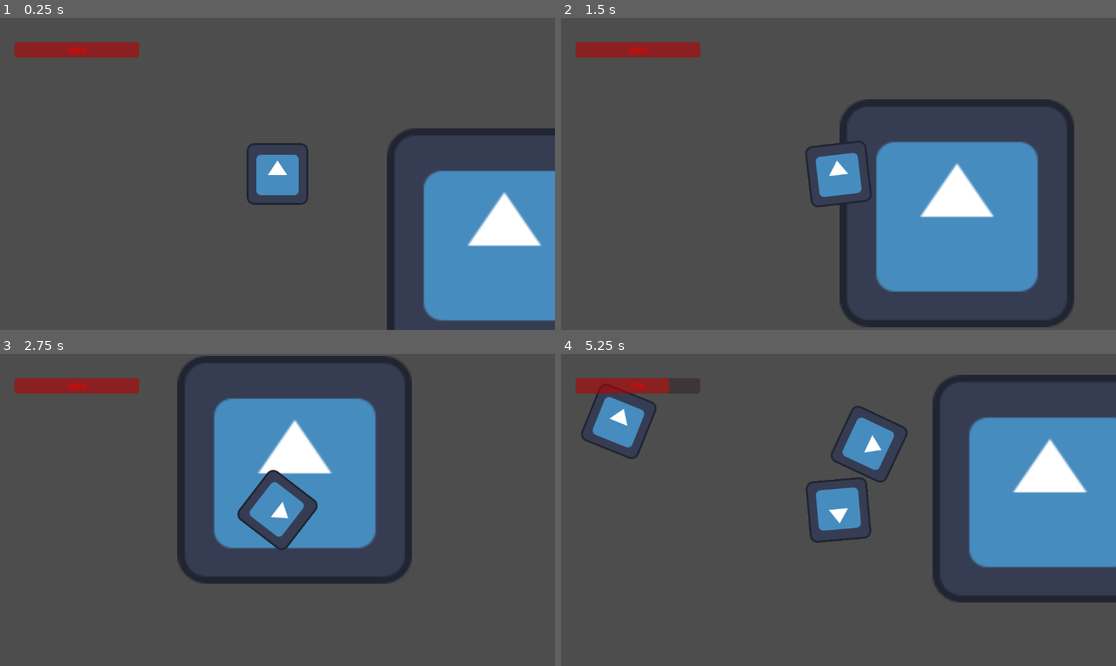
Above: before the commit, frames 1-4 (two rows, left to right).
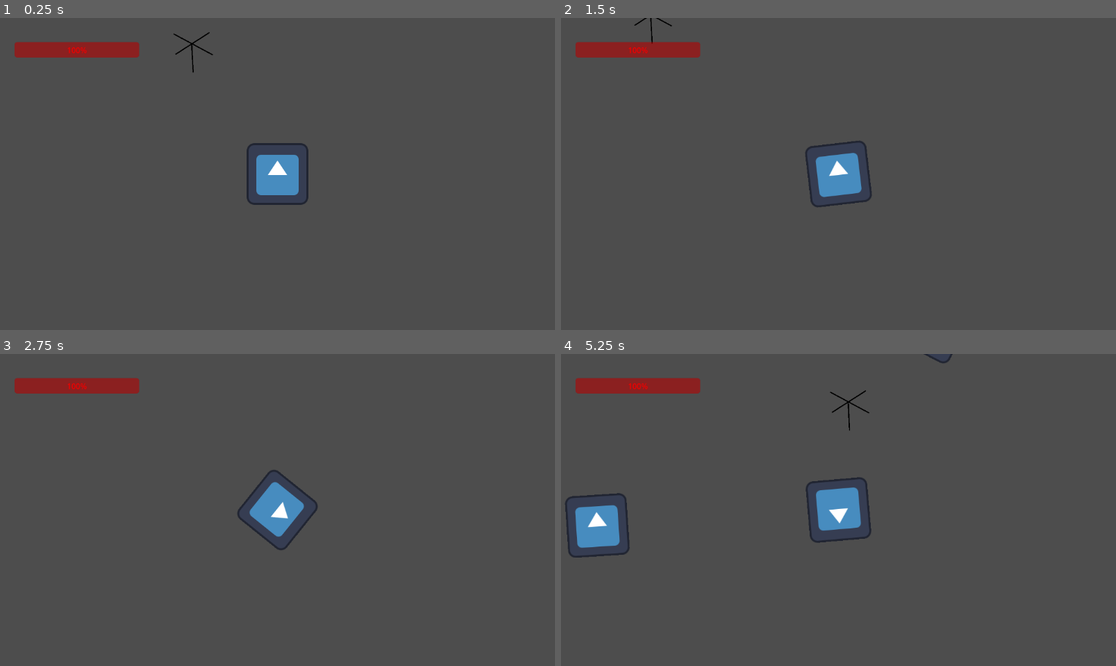
Above: after the commit, the same moments.

Repository: DanikShch/Game
Game: Godot game, scene res://Level/level.tscn
The game is run twice, just before and just after one commit, with the same random seed, the same clock (stepped at 60 frames per second) and the same inputs. The engine's default icon, where the game draws it, is replaced by a stand-in: a white triangle on a blue panel in a dark square.
Inputs (mouse positions are in pixels of both pictures, inside the frame that each line leads up to):
- Up to frame 1 (0.25 s): no input
- Up to frame 2 (1.5 s): tap Enter at 0.5 s; move the mouse to (960, 158) at 0.52 s; press the mouse at (960, 158) at 0.53 s; hold D (right) 0.53-1.28 s; move the mouse to (727, 189) at 1.27 s; release the mouse at (727, 189) at 1.28 s; hold S (down) from 1.28 s (still down); click (727, 189) at 1.35 s
- Up to frame 3 (2.75 s): move the mouse to (333, 441) at 2.02 s; release S (down) at 2.03 s; press the mouse at (333, 441) at 2.03 s; hold D (right) from 2.03 s (still down); tap Mouse wheel down (weapon_change_down) at 2.1 s
- Up to frame 4 (5.25 s): move the mouse to (810, 572) at 2.77 s; release D (right) at 2.78 s; release the mouse at (810, 572) at 2.78 s; hold W (up) 2.78-3.53 s; tap Mouse wheel up (weapon_change_up) at 2.85 s; click (810, 572) at 3.05 s; move the mouse to (1005, 556) at 3.52 s; press the mouse at (1005, 556) at 3.53 s; hold A (left) 3.53-5.03 s; move the mouse to (672, 463) at 4.27 s; release the mouse at (672, 463) at 4.28 s; click (672, 463) at 4.35 s; move the mouse to (866, 510) at 5.02 s; press the mouse at (866, 510) at 5.03 s; hold S (down) from 5.03 s (still down); tap Mouse wheel down (weapon_change_down) at 5.1 s

The runs differ from the first frame. In frame 1, 13% of the frame differs, in the area x 31-100%, y 4-100%; in frame 2, 18%; in frame 3, 16%; in frame 4, 20%, in the area x 0-100%, y 0-80%.

Commit message:
dont work

Diff:
--- a/Enemy/enemy.gd
+++ b/Enemy/enemy.gd
@@ -16,6 +16,7 @@
 func _ready():
 	set_physics_process(false)
 	call_deferred("navigation_setup")
+	$".".add_to_group("Enemy")
 
 	#для исправления NavigationServer map query failed because it was made before first map synchronization.
 func navigation_setup():
--- /dev/null
+++ b/Gun/hub_gun.gd
@@ -0,0 +1,20 @@
+extends CharacterBody2D
+
+var damage = 10
+var shoot_delay = 0.5
+var reload_time = 5
+var magazine_size = 120
+var current_ammo = 3
+var range_value = 5000
+var enabele = false
+var body = []
+
+
+
+
+
+func _physics_process(delta):
+	body = $Area2D.get_overlapping_bodies()
+	for enemy in body:
+		if enemy.is_in_group("Enemy"):
+			print("enemy")
--- /dev/null
+++ b/Gun/hub_gun.tscn
@@ -0,0 +1,29 @@
+[gd_scene load_steps=5 format=3 uid="uid://cobv47r50xvm2"]
+
+[ext_resource type="Script" path="res://Gun/hub_gun.gd" id="1_eiti3"]
+[ext_resource type="Texture2D" uid="uid://ddhlnrr1we80v" path="res://texture/hub_gun.png" id="1_qil24"]
+
+[sub_resource type="RectangleShape2D" id="RectangleShape2D_bife0"]
+size = Vector2(83.5, 84)
+
+[sub_resource type="CircleShape2D" id="CircleShape2D_v8d3p"]
+
+[node name="hub_gun" type="CharacterBody2D"]
+position = Vector2(-184, -182)
+script = ExtResource("1_eiti3")
+
+[node name="Sprite2D" type="Sprite2D" parent="."]
+position = Vector2(5.50002, -1.75)
+scale = Vector2(0.487097, 0.468379)
+texture = ExtResource("1_qil24")
+
+[node name="border" type="CollisionShape2D" parent="."]
+position = Vector2(3, 0.5)
+shape = SubResource("RectangleShape2D_bife0")
+
+[node name="Area2D" type="Area2D" parent="."]
+
+[node name="range_border" type="CollisionShape2D" parent="Area2D"]
+scale = Vector2(42.515, 42.515)
+shape = SubResource("CircleShape2D_v8d3p")
+one_way_collision = true
--- a/Level/level.gd
+++ b/Level/level.gd
@@ -14,7 +14,7 @@
 	spawn_positions.append($SpawnPoint2.global_position)
 	spawn_positions.append($SpawnPoint3.global_position)
 	spawn_positions.append($SpawnPoint4.global_position)
-	print_debug_values()
+	#print_debug_values()
 
 
 func _process(delta):
--- a/Level/level.tscn
+++ b/Level/level.tscn
@@ -2,39 +2,24 @@
 
 [ext_resource type="Script" path="res://Level/level.gd" id="1_211jd"]
 [ext_resource type="PackedScene" uid="uid://c74bp6ifb7uah" path="res://Player/player.tscn" id="1_j2dax"]
-[ext_resource type="Texture2D" uid="uid://cmtuxs0qotftx" path="res://icon.svg" id="2_dfg1v"]
+[ext_resource type="PackedScene" uid="uid://cobv47r50xvm2" path="res://Gun/hub_gun.tscn" id="5_3m60n"]
 [ext_resource type="Script" path="res://Level/Control.gd" id="5_37mfa"]
 [ext_resource type="PackedScene" uid="uid://d35rjiq367h7c" path="res://UI/UI.tscn" id="5_t08mf"]
 
-[sub_resource type="RectangleShape2D" id="RectangleShape2D_s7o72"]
-size = Vector2(121.955, 125.023)
+[sub_resource type="NavigationPolygon" id="NavigationPolygon_4mgbx"]
+vertices = PackedVector2Array(-250, 955, -245, -535, -187, -530, 1679, 955, -186, -530, 1683, -535)
+polygons = Array[PackedInt32Array]([PackedInt32Array(0, 1, 2, 3), PackedInt32Array(3, 2, 4), PackedInt32Array(5, 3, 4)])
+outlines = Array[PackedVector2Array]([PackedVector2Array(-186, -540, 1694, -546, 1689, 965, -260, 965, -255, -546)])
+source_geometry_group_name = &"navigation_polygon_source_group"
 
-[sub_resource type="NavigationPolygon" id="NavigationPolygon_4fc37"]
-vertices = PackedVector2Array(9879, 3811, 18053, -4614, 18505, 7516, 5730, 8430, 5731, 8420, 6315, 3929, 9856, 1188, 152, -4738, 6252, 1172, -42, 8501, 6358, 3594)
-polygons = Array[PackedInt32Array]([PackedInt32Array(0, 1, 2, 3, 4), PackedInt32Array(5, 0, 4), PackedInt32Array(1, 0, 6), PackedInt32Array(7, 1, 6, 8), PackedInt32Array(4, 9, 7, 8, 10, 5)])
-outlines = Array[PackedVector2Array]([PackedVector2Array(6262.39, 1181.79, 9846.28, 1198.12, 9868.92, 3801.32, 6292.57, 3921.13, 5719.14, 8441.32, 18515.5, 7526.39, 18062.8, -4623.67, 143.356, -4748.93, -52.8153, 8512.12, 5756.87, 8430.43, 6368.02, 3594.37)])
-source_geometry_group_name = &"navigation_polygon_source_group"
+[sub_resource type="RectangleShape2D" id="RectangleShape2D_gcy4v"]
+size = Vector2(2.00002, 561)
 
 [node name="Level" type="Node2D"]
 script = ExtResource("1_211jd")
 
-[node name="Icon" type="Sprite2D" parent="."]
-position = Vector2(1064, 474.5)
-scale = Vector2(3.80469, 3.69531)
-texture = ExtResource("2_dfg1v")
-
-[node name="RigidBody2D" type="RigidBody2D" parent="Icon"]
-
-[node name="CollisionShape2D" type="CollisionShape2D" parent="Icon/RigidBody2D"]
-position = Vector2(-0.262787, 0.40593)
-shape = SubResource("RectangleShape2D_s7o72")
-
 [node name="Player" parent="." instance=ExtResource("1_j2dax")]
-position = Vector2(593, 333)
-
-[node name="NavigationRegion2D" type="NavigationRegion2D" parent="."]
-scale = Vector2(0.132537, 0.18362)
-navigation_polygon = SubResource("NavigationPolygon_4fc37")
+position = Vector2(869, 333)
 
 [node name="UI" parent="." instance=ExtResource("5_t08mf")]
 
@@ -74,3 +59,29 @@
 
 [node name="SpawnPoint4" type="Node2D" parent="."]
 position = Vector2(2303, 0)
+
+[node name="NavigationRegion2D" type="NavigationRegion2D" parent="."]
+navigation_polygon = SubResource("NavigationPolygon_4mgbx")
+
+[node name="StaticBody2D" type="StaticBody2D" parent="."]
+position = Vector2(875, 260)
+
+[node name="CollisionShape2D" type="CollisionShape2D" parent="StaticBody2D"]
+position = Vector2(-284, 6)
+shape = SubResource("RectangleShape2D_gcy4v")
+
+[node name="CollisionShape2D2" type="CollisionShape2D" parent="StaticBody2D"]
+position = Vector2(279, 6)
+shape = SubResource("RectangleShape2D_gcy4v")
+
+[node name="CollisionShape2D3" type="CollisionShape2D" parent="StaticBody2D"]
+position = Vector2(-3, -272)
+rotation = -1.5708
+shape = SubResource("RectangleShape2D_gcy4v")
+
+[node name="CollisionShape2D4" type="CollisionShape2D" parent="StaticBody2D"]
+position = Vector2(-3, 283)
+rotation = -1.5708
+shape = SubResource("RectangleShape2D_gcy4v")
+
+[node name="hub_gun" parent="StaticBody2D" instance=ExtResource("5_3m60n")]
Binary file added: texture/hub_gun.png
Not shown, added: texture/hub_gun.png.import
